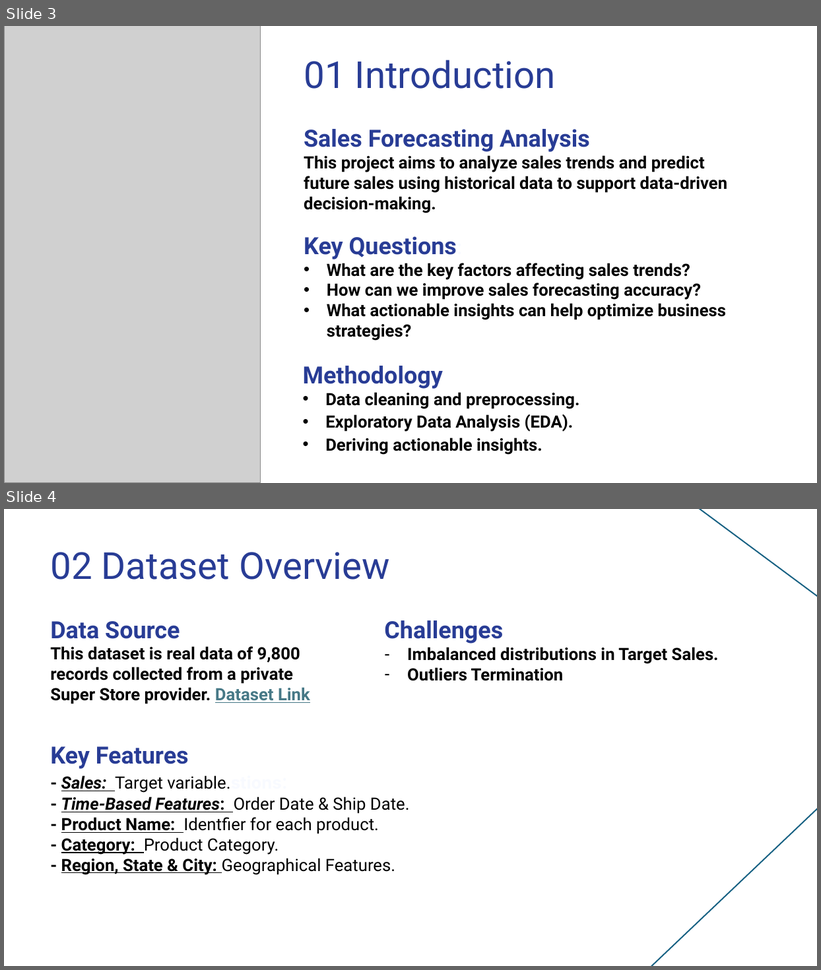
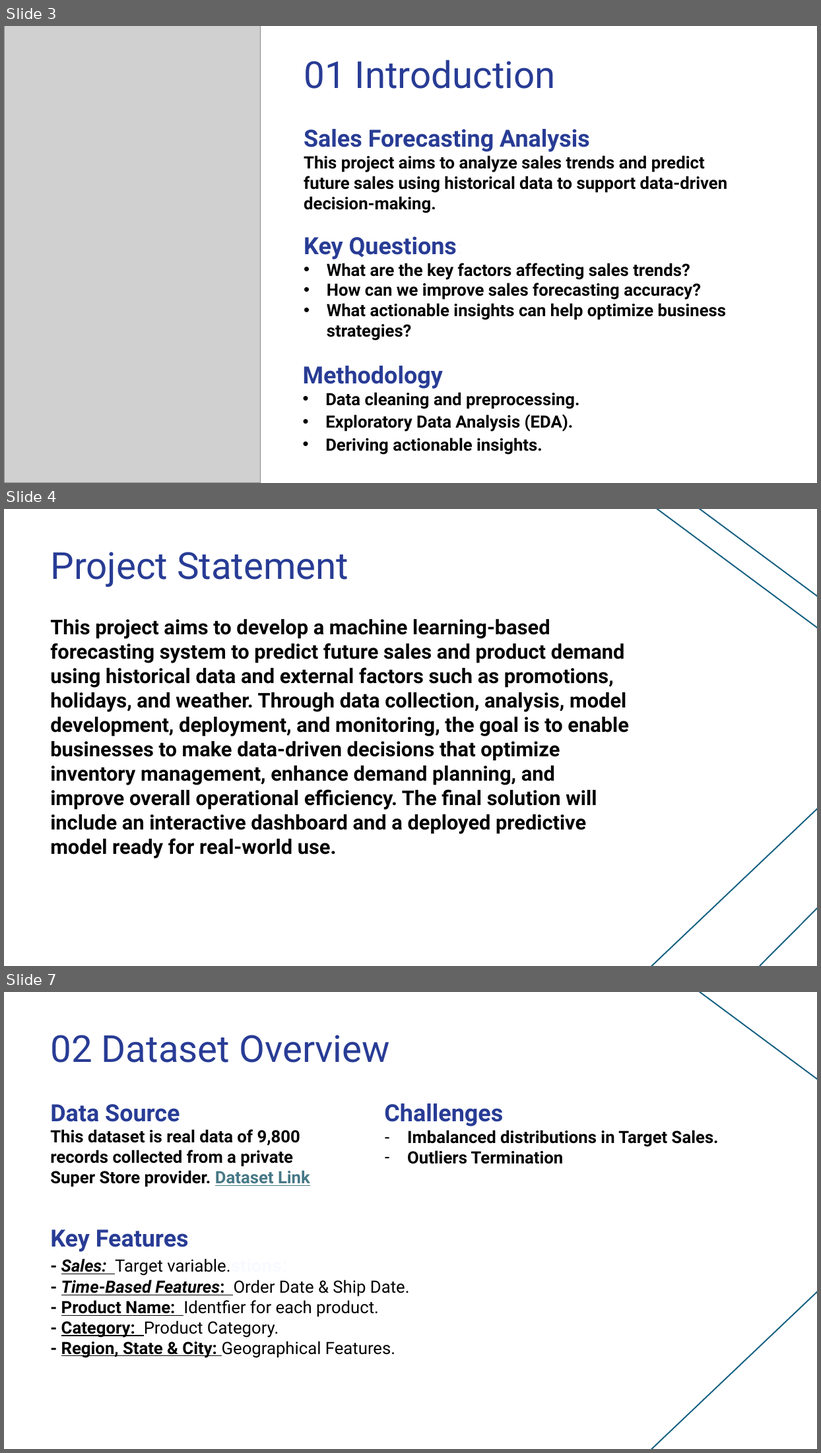
Before and after one commit to AbdallahGasem/Sales-Forecasting-and-Demand-Prediction, a slide deck: Milestones/M1/SalesForecastingandDemandPredication-Presentation.pptx. Shown one above the other, each under a label of ours: slides 3 and 4 before the commit, slides 3, 4 and 7 after it; the slides between them are not shown. The pictures are 821x970 and 821x1453 pixels, drawn with LibreOffice and Linux fonts; fonts in the diff are those of the drawing; grey boxes stand for pictures. Boxes give left, top, right and bottom in pixels: in the first picture for what was removed or moved away, otherwise in the second. Text is boxed around its words. In the diff, an @@ line names an element or a change of style, - is before the commit and + after.

Commit message:
New Data and New Models

```diff
--- a/Milestones/M1/SalesForecastingandDemandPredication-Presentation.pptx
+++ b/Milestones/M1/SalesForecastingandDemandPredication-Presentation.pptx
@@ slide 4 added at (4,509,817,966), background #FFFFFF @@
@@ line added from (817, 642) to (655, 509), #156082 1.5 pt @@
@@ line added from (817, 621) to (669, 509), #156082 1.5 pt @@
@@ title added at (50,552,349,587), 44 pt, text #283C95 @@
+Project Statement
@@ text added at (50,619,629,834), 24 pt, text #000000, bold @@
+This project aims to develop a machine learning-based forecasting system to predict future sales and product demand using historical data and external factors such as promotions, holidays, and weather. Through data collection, analysis, model development, deployment, and monitoring, the goal is to enable businesses to make data-driven decisions that optimize inventory management, enhance demand planning, and improve overall operational efficiency. The final solution will include an interactive dashboard and a deployed predictive model ready for real-world use.
@@ line added from (644, 966) to (817, 778), #156082 1.5 pt @@
@@ line added from (760, 966) to (817, 875), #156082 1.5 pt @@
@@ what was slide 4 is now slide 7 @@
```
Also in this commit, not shown: 2 slides changed, 7 other slides added, 5 other files.
